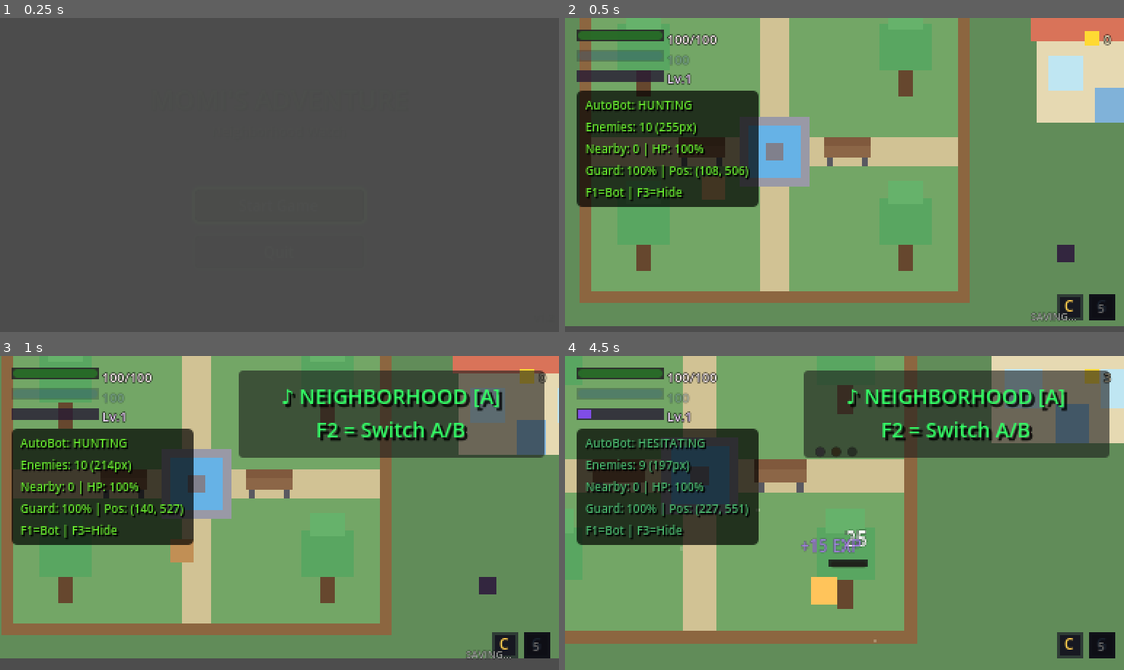
Above: before the commit, frames 1-4 (two rows, left to right).
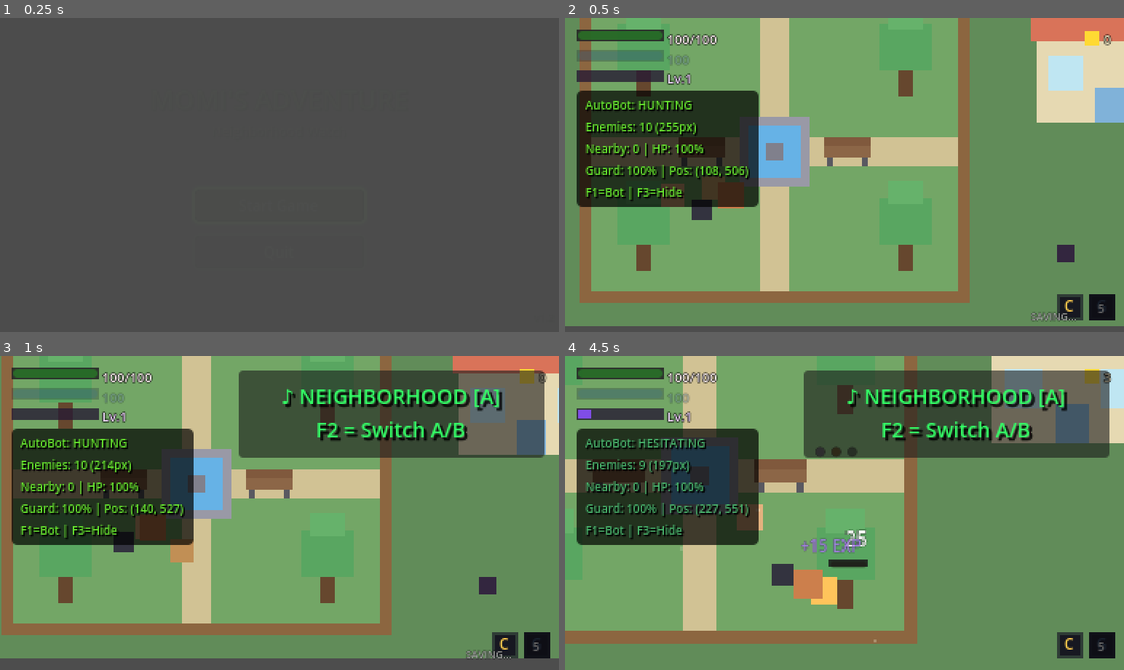
Above: after the commit, the same moments.

Repository: anthonyscry/momi-chronicles
Game: Godot game, scene res://ui/menus/title_screen.tscn
Same seed, same stepped clock (60 frames per second), same inputs: the game is played once before the commit and once after it.
Inputs (mouse positions are in pixels of both pictures, inside the frame that each line leads up to):
- Up to frame 1 (0.25 s): no input
- Up to frame 2 (0.5 s): no input
- Up to frame 3 (1 s): tap Enter (ui_accept) at 0.5, 0.77 s; move the mouse to (402, 497) at 0.52 s; hold D (move_right) from 0.53 s (still down); hold Space (attack) from 0.53 s (still down); click (402, 497) at 0.67 s; tap E (interact) at 0.8 s
- Up to frame 4 (4.5 s): move the mouse to (732, 528) at 1.27 s; release D (move_right) at 1.28 s; release Space (attack) at 1.28 s; hold S (move_down) 1.28-2.03 s; tap E (interact) at 1.35, 3.05 s; tap Enter (ui_accept) at 1.52, 3.02, 3.77 s; tap Shift (run) at 1.55, 3.8 s; move the mouse to (900, 443) at 2.02 s; hold D (move_right) 2.03-2.78 s; hold Shift (run) 2.03-2.78 s; tap Space (attack) at 2.3, 2.85 s; move the mouse to (816, 575) at 2.77 s; hold W (move_up) 2.78-3.53 s; click (816, 575) at 2.92 s; move the mouse to (1012, 560) at 3.52 s; hold V (block) 3.53-4.28 s; hold A (move_left) from 3.53 s (still down); move the mouse to (676, 465) at 4.27 s; tap Q (cycle_companion) at 4.35 s

Frame 1 is identical in both runs. In frame 2, 0.8% of the frame differs, in the area x 17-33%, y 52-65%; in frame 3, 0.7%; in frame 4, 1.1%, in the area x 30-47%, y 47-78%.

Commit message:
fix(integration): equipment stats, companion spawning, and class_name fixes
- Player stats now factor equipment bonuses and item buffs (damage, defense, speed)
- Attack states (combo, charge, ground pound) use effective damage with equipment
- Companions spawn in zones with follow AI and .tscn scene files
- Fix class_name scope issues: use preload() for autoload-referenced scripts
- Add interactive grass spawning in zones
- Update screenshot

Diff:
--- a/autoloads/effects_manager.gd
+++ b/autoloads/effects_manager.gd
@@ -1182,8 +1182,9 @@
 		_ambient_particles.queue_free()
 
 	# Create new ambient particles for this zone
-	var AmbientParticlesClass = preload("res://components/effects/ambient_particles.gd")
-	_ambient_particles = AmbientParticles.new()
+	# NOTE: Must preload script since class_name isn't available in autoload scope
+	var AmbientParticlesScript = preload("res://components/effects/ambient_particles.gd")
+	_ambient_particles = AmbientParticlesScript.new()
 	_ambient_particles.set_style_for_zone(zone_name)
 	add_child(_ambient_particles)
 
--- a/characters/companions/cinnamon_companion.gd
+++ b/characters/companions/cinnamon_companion.gd
@@ -1,4 +1,4 @@
-extends CompanionBase
+extends "res://characters/companions/companion_base.gd"
 class_name CinnamonCompanion
 
 ## Overheat state
--- /dev/null
+++ b/characters/companions/cinnamon_companion.tscn
@@ -0,0 +1,44 @@
+[gd_scene load_steps=5 format=3 uid="uid://ccinnacomp001"]
+
+[ext_resource type="Script" path="res://characters/companions/cinnamon_companion.gd" id="1_comp"]
+[ext_resource type="Script" path="res://systems/party/companion_ai.gd" id="2_ai"]
+
+[sub_resource type="CircleShape2D" id="CircleShape2D_companion"]
+radius = 7.0
+
+[sub_resource type="CircleShape2D" id="CircleShape2D_hitbox"]
+radius = 11.0
+
+[sub_resource type="CircleShape2D" id="CircleShape2D_hurtbox"]
+radius = 8.0
+
+[node name="CinnamonCompanion" type="CharacterBody2D"]
+collision_layer = 2
+collision_mask = 1
+script = ExtResource("1_comp")
+
+[node name="Sprite2D" type="Polygon2D" parent="."]
+color = Color(0.75, 0.5, 0.3, 1)
+polygon = PackedVector2Array(-9, -9, 9, -9, 9, 9, -9, 9)
+
+[node name="CollisionShape2D" type="CollisionShape2D" parent="."]
+shape = SubResource("CircleShape2D_companion")
+
+[node name="Hitbox" type="Area2D" parent="."]
+collision_layer = 6
+collision_mask = 5
+
+[node name="CollisionShape2D" type="CollisionShape2D" parent="Hitbox"]
+position = Vector2(12, 0)
+disabled = true
+shape = SubResource("CircleShape2D_hitbox")
+
+[node name="Hurtbox" type="Area2D" parent="."]
+collision_layer = 4
+collision_mask = 7
+
+[node name="CollisionShape2D" type="CollisionShape2D" parent="Hurtbox"]
+shape = SubResource("CircleShape2D_hurtbox")
+
+[node name="CompanionAI" type="Node" parent="."]
+script = ExtResource("2_ai")
--- a/characters/companions/momi_companion.gd
+++ b/characters/companions/momi_companion.gd
@@ -1,4 +1,4 @@
-extends CompanionBase
+extends "res://characters/companions/companion_base.gd"
 class_name MomiCompanion
 
 ## Zoomies state
--- /dev/null
+++ b/characters/companions/momi_companion.tscn
@@ -0,0 +1,44 @@
+[gd_scene load_steps=5 format=3 uid="uid://cmomicomp001"]
+
+[ext_resource type="Script" path="res://characters/companions/momi_companion.gd" id="1_comp"]
+[ext_resource type="Script" path="res://systems/party/companion_ai.gd" id="2_ai"]
+
+[sub_resource type="CircleShape2D" id="CircleShape2D_companion"]
+radius = 6.0
+
+[sub_resource type="CircleShape2D" id="CircleShape2D_hitbox"]
+radius = 10.0
+
+[sub_resource type="CircleShape2D" id="CircleShape2D_hurtbox"]
+radius = 7.0
+
+[node name="MomiCompanion" type="CharacterBody2D"]
+collision_layer = 2
+collision_mask = 1
+script = ExtResource("1_comp")
+
+[node name="Sprite2D" type="Polygon2D" parent="."]
+color = Color(0.85, 0.75, 0.55, 1)
+polygon = PackedVector2Array(-8, -8, 8, -8, 8, 8, -8, 8)
+
+[node name="CollisionShape2D" type="CollisionShape2D" parent="."]
+shape = SubResource("CircleShape2D_companion")
+
+[node name="Hitbox" type="Area2D" parent="."]
+collision_layer = 6
+collision_mask = 5
+
+[node name="CollisionShape2D" type="CollisionShape2D" parent="Hitbox"]
+position = Vector2(12, 0)
+disabled = true
+shape = SubResource("CircleShape2D_hitbox")
+
+[node name="Hurtbox" type="Area2D" parent="."]
+collision_layer = 4
+collision_mask = 7
+
+[node name="CollisionShape2D" type="CollisionShape2D" parent="Hurtbox"]
+shape = SubResource("CircleShape2D_hurtbox")
+
+[node name="CompanionAI" type="Node" parent="."]
+script = ExtResource("2_ai")
--- a/characters/companions/philo_companion.gd
+++ b/characters/companions/philo_companion.gd
@@ -1,4 +1,4 @@
-extends CompanionBase
+extends "res://characters/companions/companion_base.gd"
 class_name PhiloCompanion
 
 ## Motivation affects healing output
--- /dev/null
+++ b/characters/companions/philo_companion.tscn
@@ -0,0 +1,44 @@
+[gd_scene load_steps=5 format=3 uid="uid://cphilocomp001"]
+
+[ext_resource type="Script" path="res://characters/companions/philo_companion.gd" id="1_comp"]
+[ext_resource type="Script" path="res://systems/party/companion_ai.gd" id="2_ai"]
+
+[sub_resource type="CircleShape2D" id="CircleShape2D_companion"]
+radius = 5.0
+
+[sub_resource type="CircleShape2D" id="CircleShape2D_hitbox"]
+radius = 9.0
+
+[sub_resource type="CircleShape2D" id="CircleShape2D_hurtbox"]
+radius = 6.0
+
+[node name="PhiloCompanion" type="CharacterBody2D"]
+collision_layer = 2
+collision_mask = 1
+script = ExtResource("1_comp")
+
+[node name="Sprite2D" type="Polygon2D" parent="."]
+color = Color(0.3, 0.3, 0.35, 1)
+polygon = PackedVector2Array(-7, -7, 7, -7, 7, 7, -7, 7)
+
+[node name="CollisionShape2D" type="CollisionShape2D" parent="."]
+shape = SubResource("CircleShape2D_companion")
+
+[node name="Hitbox" type="Area2D" parent="."]
+collision_layer = 6
+collision_mask = 5
+
+[node name="CollisionShape2D" type="CollisionShape2D" parent="Hitbox"]
+position = Vector2(12, 0)
+disabled = true
+shape = SubResource("CircleShape2D_hitbox")
+
+[node name="Hurtbox" type="Area2D" parent="."]
+collision_layer = 4
+collision_mask = 7
+
+[node name="CollisionShape2D" type="CollisionShape2D" parent="Hurtbox"]
+shape = SubResource("CircleShape2D_hurtbox")
+
+[node name="CompanionAI" type="Node" parent="."]
+script = ExtResource("2_ai")
--- a/characters/player/player.gd
+++ b/characters/player/player.gd
@@ -75,6 +75,10 @@
 	if progression:
 		progression.level_changed.connect(_on_level_changed)
 
+	# Connect to equipment changes to re-apply stats
+	if GameManager.equipment_manager:
+		GameManager.equipment_manager.stats_recalculated.connect(_on_equipment_changed)
+
 	# Apply initial stats
 	_apply_level_stats()
 
@@ -126,6 +130,21 @@
 			return
 		# Normal block - reduced damage
 		damage = int(damage * (1.0 - guard.get_damage_reduction()))
+
+	# Apply equipment defense (flat % reduction)
+	if GameManager.equipment_manager:
+		var defense_pct = GameManager.equipment_manager.get_stat_bonus(EquipmentDatabase.StatType.DEFENSE)
+		if defense_pct > 0.0:
+			damage = int(damage * maxf(0.1, 1.0 - defense_pct))
+
+	# Apply defense buff multiplier (temporary buff from items)
+	if GameManager.inventory:
+		var def_mult = GameManager.inventory.get_buff_multiplier(ItemDatabase.EffectType.BUFF_DEFENSE)
+		if def_mult > 1.0:
+			damage = int(damage / def_mult)  # e.g. 1.3x defense = take 1/1.3 damage
+
+	# Ensure minimum 1 damage
+	damage = maxi(damage, 1)
 
 	if health:
 		health.take_damage(damage)
@@ -193,7 +212,7 @@
 	Events.combo_changed.emit(count)
 
 ## Called when player levels up
-func _on_level_changed(new_level: int) -> void:
+func _on_level_changed(_new_level: int) -> void:
 	_apply_level_stats()
 	_push_away_from_enemies()  # Prevent getting stuck on dying enemies
 
@@ -217,41 +236,81 @@
 		push_dir = push_dir.normalized() * 60.0  # Push velocity
 		velocity = push_dir
 
-## Apply stats based on current level
+## Apply stats based on current level (called on init and level up — full heals)
 func _apply_level_stats() -> void:
 	if not progression:
 		return
 
-	# Update health
-	var health_bonus = progression.get_stat_bonus("max_health")
+	_recalculate_stats()
+
+	# FULL HEAL on level up / init (reward for leveling)
 	if health:
-		var new_max = BASE_MAX_HEALTH + health_bonus
-		health.max_health = new_max
-		# FULL HEAL on level up! (reward for leveling)
 		health.current_health = health.max_health
 		Events.player_healed.emit(health.max_health)
 
-	# Update attack damage
-	var damage_bonus = progression.get_stat_bonus("attack_damage")
+## Recalculate all stats from level + equipment + buffs (no heal)
+func _recalculate_stats() -> void:
+	if not progression:
+		return
+
+	# Update health: base + level + equipment
+	var health_bonus = progression.get_stat_bonus("max_health")
+	var equip_health: int = 0
+	if GameManager.equipment_manager:
+		equip_health = int(GameManager.equipment_manager.get_stat_bonus(EquipmentDatabase.StatType.MAX_HEALTH))
+	if health:
+		health.max_health = BASE_MAX_HEALTH + health_bonus + equip_health
+		# Clamp current health to new max (don't exceed)
+		health.current_health = mini(health.current_health, health.max_health)
+
+	# Update attack damage: base + level + equipment (buff applied per-attack)
 	if hitbox:
-		hitbox.damage = BASE_ATTACK_DAMAGE + damage_bonus
+		hitbox.damage = get_effective_base_damage()
 
 	# Emit for UI
 	Events.stats_updated.emit("all", progression.get_level())
 
-## Get effective walk speed (with level bonus)
+## Called when equipment changes — recalculate without full heal
+func _on_equipment_changed() -> void:
+	_recalculate_stats()
+
+## Get effective walk speed (level + equipment + buff)
 func get_effective_walk_speed() -> float:
-	var bonus = 0
-	if progression:
-		bonus = progression.get_stat_bonus("move_speed")
-	return BASE_WALK_SPEED + bonus
-
-## Get effective run speed (with level bonus)
+	var bonus: float = 0.0
+	if progression:
+		bonus += progression.get_stat_bonus("move_speed")
+	if GameManager.equipment_manager:
+		bonus += GameManager.equipment_manager.get_stat_bonus(EquipmentDatabase.StatType.MOVE_SPEED)
+	var speed = BASE_WALK_SPEED + bonus
+	# Apply speed buff multiplier
+	if GameManager.inventory:
+		speed *= GameManager.inventory.get_buff_multiplier(ItemDatabase.EffectType.BUFF_SPEED)
+	return speed
+
+## Get effective run speed (level + equipment + buff)
 func get_effective_run_speed() -> float:
-	var bonus = 0
-	if progression:
-		bonus = progression.get_stat_bonus("move_speed")
-	return BASE_RUN_SPEED + bonus * 1.5  # Run gets bigger bonus
+	var bonus: float = 0.0
+	if progression:
+		bonus += progression.get_stat_bonus("move_speed")
+	if GameManager.equipment_manager:
+		bonus += GameManager.equipment_manager.get_stat_bonus(EquipmentDatabase.StatType.MOVE_SPEED)
+	var speed = BASE_RUN_SPEED + bonus * 1.5  # Run gets bigger bonus
+	# Apply speed buff multiplier
+	if GameManager.inventory:
+		speed *= GameManager.inventory.get_buff_multiplier(ItemDatabase.EffectType.BUFF_SPEED)
+	return speed
+
+## Get effective base attack damage (level + equipment + buff)
+func get_effective_base_damage() -> int:
+	var base: int = BASE_ATTACK_DAMAGE
+	if progression:
+		base += progression.get_stat_bonus("attack_damage")
+	if GameManager.equipment_manager:
+		base += int(GameManager.equipment_manager.get_stat_bonus(EquipmentDatabase.StatType.ATTACK_DAMAGE))
+	# Apply attack buff multiplier
+	if GameManager.inventory:
+		base = int(base * GameManager.inventory.get_buff_multiplier(ItemDatabase.EffectType.BUFF_ATTACK))
+	return base
 
 ## Get current level
 func get_current_level() -> int:
--- a/characters/player/states/player_charge_attack.gd
+++ b/characters/player/states/player_charge_attack.gd
@@ -83,7 +83,9 @@
 	charge_time += delta
 
 	# Check if attack button released
-	var attack_held = Input.is_action_pressed("attack") or Input.is_action_pressed("attack_alt")
+	var attack_held = Input.is_action_pressed("attack")
+	if not attack_held and InputMap.has_action("attack_alt"):
+		attack_held = Input.is_action_pressed("attack_alt")
 
 	# Bot control - releases after reaching target charge time
 	if player.bot_controlled:
@@ -108,22 +110,19 @@
 	is_charging = false
 	release_timer = 0.0
 
-	# Calculate damage based on charge level
+	# Calculate damage based on charge level (uses effective base with equipment + buffs)
 	var charge_percent = clampf(charge_time / MAX_CHARGE_TIME, 0, 1)
+	var effective_base = player.get_effective_base_damage()
 
 	if charge_time < MIN_CHARGE_TIME:
 		# Not enough charge - do weak attack
-		calculated_damage = int(BASE_DAMAGE * 0.75)
+		calculated_damage = int(effective_base * 0.75)
 	else:
 		# Interpolate between min and max multiplier
 		var charge_normalized = (charge_time - MIN_CHARGE_TIME) / (MAX_CHARGE_TIME - MIN_CHARGE_TIME)
 		charge_normalized = clampf(charge_normalized, 0, 1)
 		var multiplier = lerpf(MIN_DAMAGE_MULT, MAX_DAMAGE_MULT, charge_normalized)
-		calculated_damage = int(BASE_DAMAGE * multiplier)
-
-	# Apply level bonus
-	if player.progression:
-		calculated_damage += player.progression.get_stat_bonus("attack_damage")
+		calculated_damage = int(effective_base * multiplier)
 
 	# Set hitbox damage
 	if player.hitbox:
--- a/characters/player/states/player_combo_attack.gd
+++ b/characters/player/states/player_combo_attack.gd
@@ -50,9 +50,10 @@
 		combo_index = 0
 		total_combo_damage = 0
 
-	# Calculate and set damage for this hit
+	# Calculate and set damage for this hit (uses player effective damage with equipment + buffs)
 	var current_data = COMBO_DATA[combo_index]
-	var damage = int(BASE_DAMAGE * current_data.damage_mult)
+	var effective_base = player.get_effective_base_damage()
+	var damage = int(effective_base * current_data.damage_mult)
 
 	if player.hitbox:
 		player.hitbox.damage = damage
@@ -122,7 +123,9 @@
 		return
 
 	# Check for attack input during combo window
-	var attack_pressed = Input.is_action_just_pressed("attack") or Input.is_action_just_pressed("attack_alt")
+	var attack_pressed = Input.is_action_just_pressed("attack")
+	if not attack_pressed and InputMap.has_action("attack_alt"):
+		attack_pressed = Input.is_action_just_pressed("attack_alt")
 
 	# Bot control
 	if player.bot_controlled:
@@ -136,7 +139,7 @@
 func _finish_attack() -> void:
 	# Track damage for this hit
 	var current_data = COMBO_DATA[combo_index]
-	total_combo_damage += int(BASE_DAMAGE * current_data.damage_mult)
+	total_combo_damage += int(player.get_effective_base_damage() * current_data.damage_mult)
 
 	if chain_requested and combo_index < COMBO_DATA.size() - 1:
 		# Chain to next attack
@@ -148,12 +151,13 @@
 		hitbox_active = false
 		can_chain = false
 
-		# Set up next hit
+		# Set up next hit (uses player effective damage with equipment + buffs)
 		var next_data = COMBO_DATA[combo_index]
-		var damage = int(BASE_DAMAGE * next_data.damage_mult)
+		var next_effective_base = player.get_effective_base_damage()
+		var next_damage = int(next_effective_base * next_data.damage_mult)
 
 		if player.hitbox:
-			player.hitbox.damage = damage
+			player.hitbox.damage = next_damage
 			player.hitbox.reset()
 
 		_position_hitbox()
--- a/characters/player/states/player_ground_pound.gd
+++ b/characters/player/states/player_ground_pound.gd
@@ -176,13 +176,10 @@
 
 		var distance = player.global_position.distance_to(enemy.global_position)
 		if distance <= AOE_RADIUS:
-			# Calculate damage (reduced at edges)
+			# Calculate damage (reduced at edges), includes equipment + buff bonuses
 			var falloff = 1.0 - (distance / AOE_RADIUS) * 0.5  # 100% at center, 50% at edge
-			var final_damage = int(DAMAGE * falloff)
-
-			# Apply level bonus
-			if player.progression:
-				final_damage += player.progression.get_stat_bonus("attack_damage")
+			var base_dmg = DAMAGE + (player.get_effective_base_damage() - player.BASE_ATTACK_DAMAGE)
+			var final_damage = int(base_dmg * falloff)
 
 			# Damage enemy
 			if enemy.health:
--- a/ui/hud/game_hud.gd
+++ b/ui/hud/game_hud.gd
@@ -14,7 +14,7 @@
 const LOW_HP_THRESHOLD: float = 0.25
 
 ## Buff status icons
-var buff_icons: BuffIcons
+var buff_icons = null  # BuffIcons instance (preloaded to avoid scope issues)
 
 ## Save indicator
 var save_indicator: Label
@@ -76,7 +76,8 @@
 
 
 func _setup_buff_icons() -> void:
-	buff_icons = BuffIcons.new()
+	var BuffIconsScript = preload("res://ui/hud/buff_icons.gd")
+	buff_icons = BuffIconsScript.new()
 	buff_icons.name = "BuffIcons"
 	# Position bottom-left below health bar
 	buff_icons.position = Vector2(8, 60)
--- a/world/zones/base_zone.gd
+++ b/world/zones/base_zone.gd
@@ -48,6 +48,27 @@
 ## Timer for checking respawns
 var respawn_check_timer: float = 0.0
 const RESPAWN_CHECK_INTERVAL: float = 5.0  # Check every 5 seconds
+
+# =============================================================================
+# COMPANION SPAWNING
+# =============================================================================
+
+## Companion scenes (preloaded for zone entry)
+const COMPANION_SCENES: Dictionary = {
+	"momi": preload("res://characters/companions/momi_companion.tscn"),
+	"cinnamon": preload("res://characters/companions/cinnamon_companion.tscn"),
+	"philo": preload("res://characters/companions/philo_companion.tscn"),
+}
+
+## Spawn offsets from player position for each companion
+const COMPANION_OFFSETS: Dictionary = {
+	"momi": Vector2(-20, 10),
+	"cinnamon": Vector2(20, 10),
+	"philo": Vector2(0, 20),
+}
+
+## Spawned companion nodes (tracked for cleanup)
+var spawned_companions: Array[Node] = []
 
 # =============================================================================
 # LIFECYCLE
@@ -58,6 +79,8 @@
 	_setup_zone()
 	_capture_enemy_spawn_data()
 	_connect_enemy_death_signals()
+	_spawn_companions()
+	_spawn_grass()
 	Events.zone_entered.emit(zone_id)
 
 
@@ -74,6 +97,67 @@
 func _setup_zone() -> void:
 	# Override in child classes for custom setup
 	pass
+
+
+## Spawn companion party members near the player
+func _spawn_companions() -> void:
+	if not player:
+		return
+
+	# Don't double-spawn if companions already exist in scene
+	if get_tree().get_nodes_in_group("companions").size() > 0:
+		return
+
+	# Spawn each companion from the party
+	for companion_id in COMPANION_SCENES.keys():
+		var scene = COMPANION_SCENES[companion_id]
+		var companion = scene.instantiate()
+
+		# Position near player with offset
+		var offset = COMPANION_OFFSETS.get(companion_id, Vector2(0, 15))
+		companion.global_position = player.global_position + offset
+
+		# Add to scene tree — companion's _ready() auto-registers with party_manager
+		add_child(companion)
+		spawned_companions.append(companion)
+
+	# After all companions registered, set AI follow targets to player node
+	# (non-active companions follow the player via AI)
+	await get_tree().process_frame
+	for companion in spawned_companions:
+		if is_instance_valid(companion) and companion.ai and not companion.is_player_controlled:
+			companion.ai.set_follow_target(player)
+
+	print("[Zone] Spawned %d companions" % spawned_companions.size())
+
+
+## Spawn interactive grass tufts throughout the zone
+func _spawn_grass() -> void:
+	# Scatter grass clusters across walkable areas
+	var grass_count = randi_range(8, 14)
+	var margin = 30  # Keep away from zone edges
+
+	for i in range(grass_count):
+		var grass = InteractiveGrass.new()
+
+		# Random position within zone bounds (avoiding edges)
+		var x = randf_range(margin, zone_size.x - margin)
+		var y = randf_range(margin, zone_size.y - margin)
+		grass.global_position = Vector2(x, y)
+
+		# Slight color variance per zone
+		match zone_id:
+			"backyard":
+				grass.blade_color = Color(0.25, 0.65, 0.2, 0.8)  # Darker green
+			"boss_arena":
+				grass.blade_color = Color(0.4, 0.55, 0.2, 0.6)  # Dry/yellow
+				grass.blade_count = 2
+			_:
+				grass.blade_color = Color(0.3, 0.7, 0.25, 0.8)  # Default green
+
+		add_child(grass)
+
+	print("[Zone] Spawned %d grass tufts" % grass_count)
 
 # =============================================================================
 # ZONE MANAGEMENT
Binary file changed: screenshot.png
